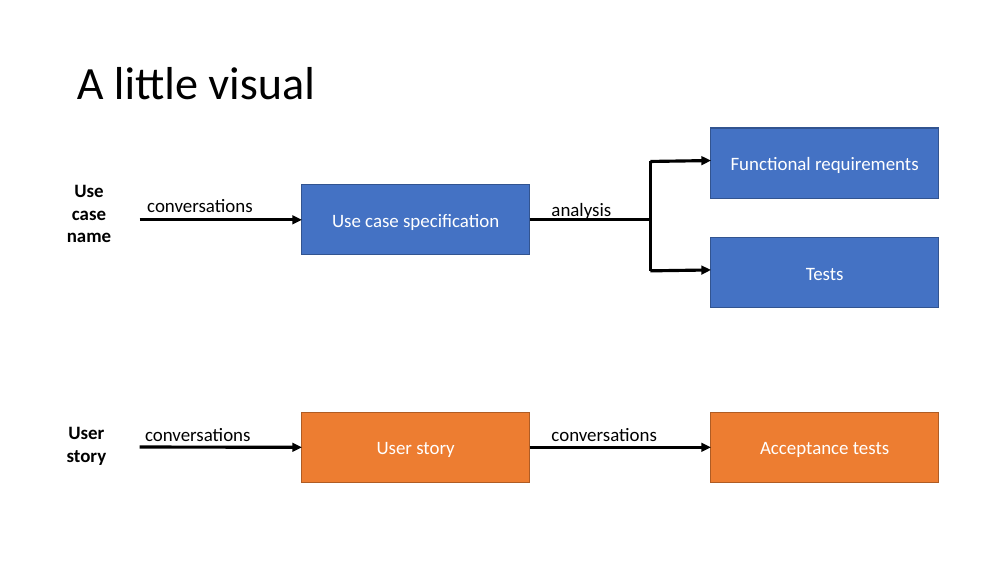
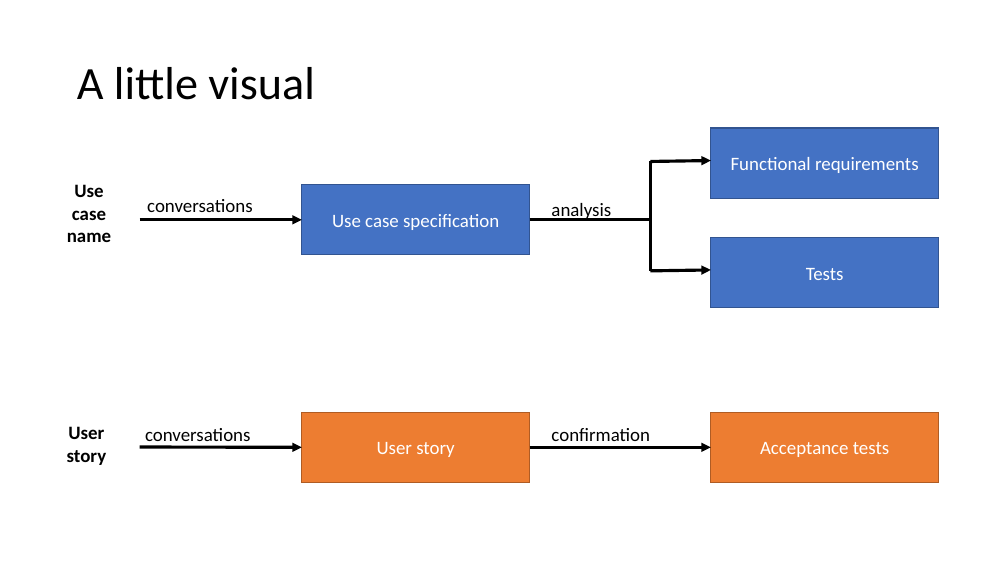
Before and after one commit to MengshanChen/SU_CPSC_5100_18FQ, a slide deck: slide 19 of lectures/Elicitation.pptx. Drawn at 1008x567 pixels with LibreOffice and Linux fonts; fonts in the diff are those of the drawing. Boxes give left, top, right and bottom in pixels: in the first picture for what was removed or moved away, otherwise in the second. Text is boxed around its words. In the diff, an @@ line names an element or a change of style, - is before the commit and + after.

```diff
--- a/lectures/Elicitation.pptx
+++ b/lectures/Elicitation.pptx
@@ text at box(551, 428, 650, 447): text changed @@
-conversations
+confirmation
```
Also in this commit, not shown: 8 other files.
